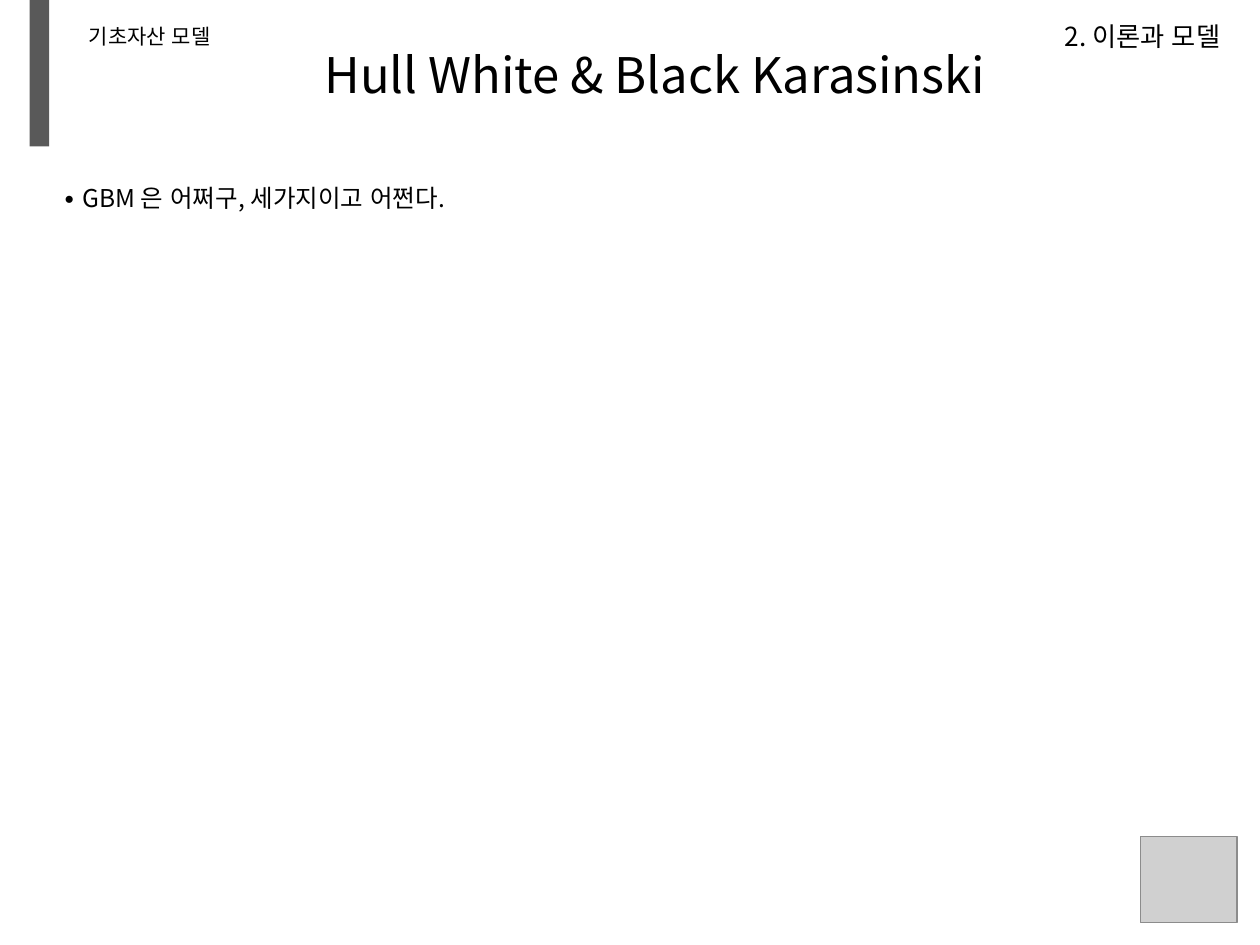
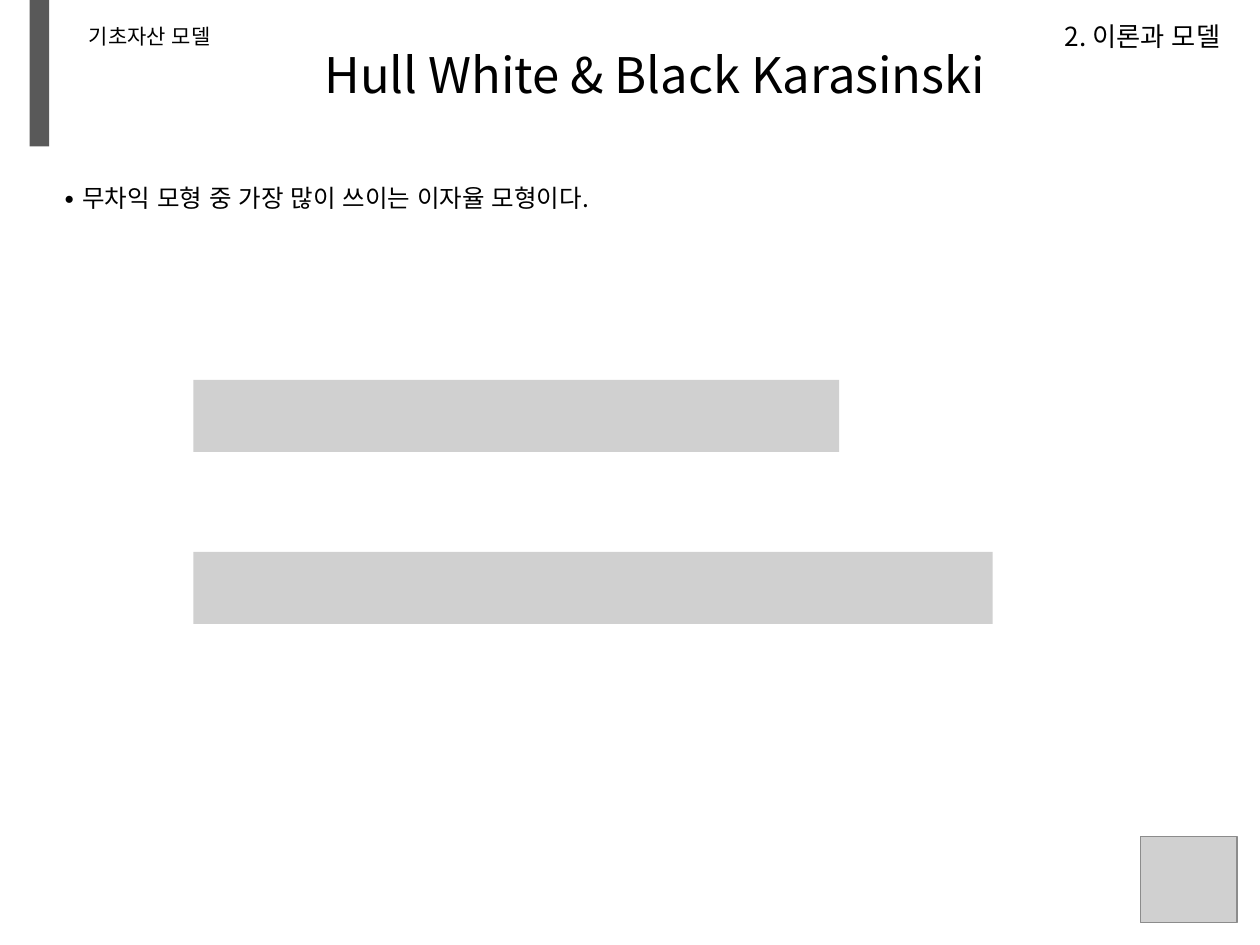
Before and after one commit to minikie/mxdocs, a slide deck: slide 28 of docs/ppt/test.pptm (slide 29 before the commit). Drawn at 1260x945 pixels with LibreOffice and Linux fonts; fonts in the diff are those of the drawing; grey boxes stand for pictures; background and template pictures are left out. Boxes give left, top, right and bottom in pixels: in the first picture for what was removed or moved away, otherwise in the second. Text is boxed around its words. In the diff, an @@ line names an element or a change of style, - is before the commit and + after.

```diff
--- a/docs/ppt/test.pptm
+++ b/docs/ppt/test.pptm
@@ text at (82,186,590,209): text changed @@
-∙ GBM 은 어쩌구, 세가지이고 어쩐다.
+∙ 무차익 모형 중 가장 많이 쓰이는 이자율 모형이다.
@@ picture added at (194,381,839,452) @@
@@ picture added at (194,552,993,624) @@
```
Also in this commit, not shown: 34 other slides changed, 2 slides removed, 1 other file.
